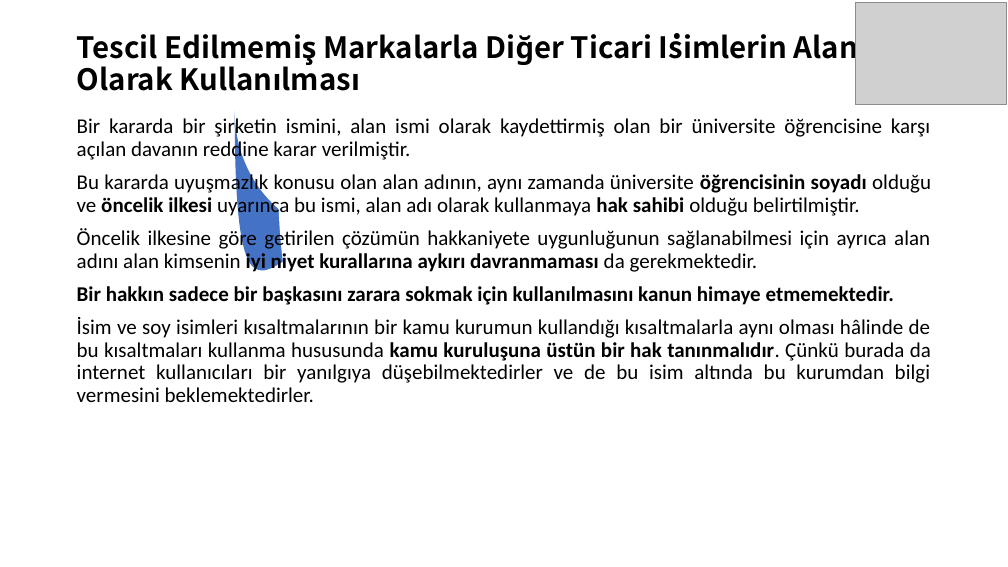
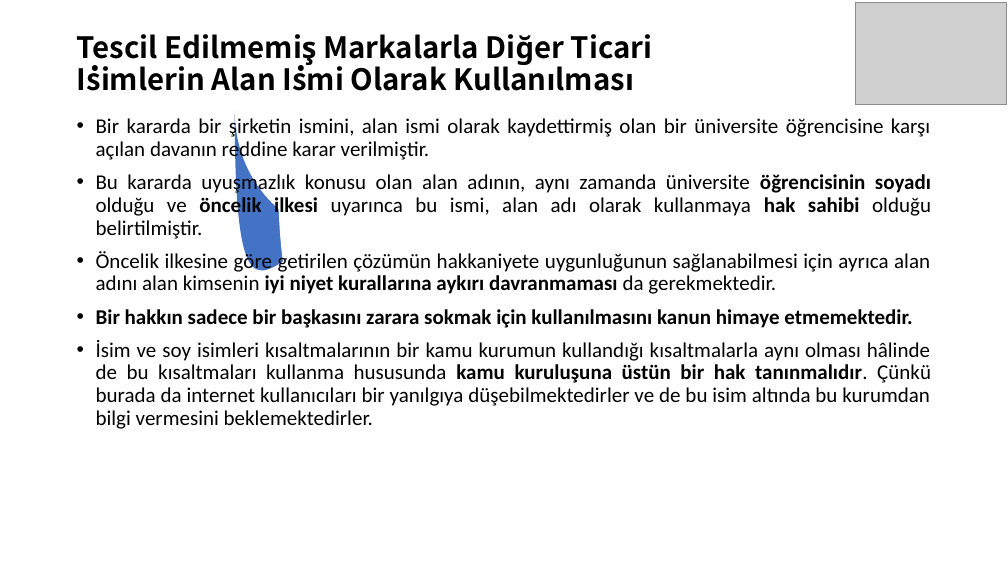
Before and after one commit to SevdanurGENC/IT-Law-Lecture-Notes, a slide deck: slide 15 of Bilisim-Hukuku/07. Bolum - BilisimHukuku.ppt. Drawn at 1008x567 pixels with LibreOffice and Linux fonts; fonts in the diff are those of the drawing; grey boxes stand for pictures. Boxes give left, top, right and bottom in pixels: in the first picture for what was removed or moved away, otherwise in the second. Text is boxed around its words. In the diff, an @@ line names an element or a change of style, - is before the commit and + after.

```diff
--- a/Bilisim-Hukuku/07. Bolum - BilisimHukuku.ppt
+++ b/Bilisim-Hukuku/07. Bolum - BilisimHukuku.ppt
@@ title "Tescil Edilmemiş Markalarla Diğer Ticari ..." rewrapped from [77, 29, 858, 91] to [77, 34, 652, 91] @@
@@ text "Bir kararda bir şirketin ismini, ..." at [96, 116, 931, 429]: bullet none to • @@
```
Also in this commit, not shown: 11 other slides changed.
